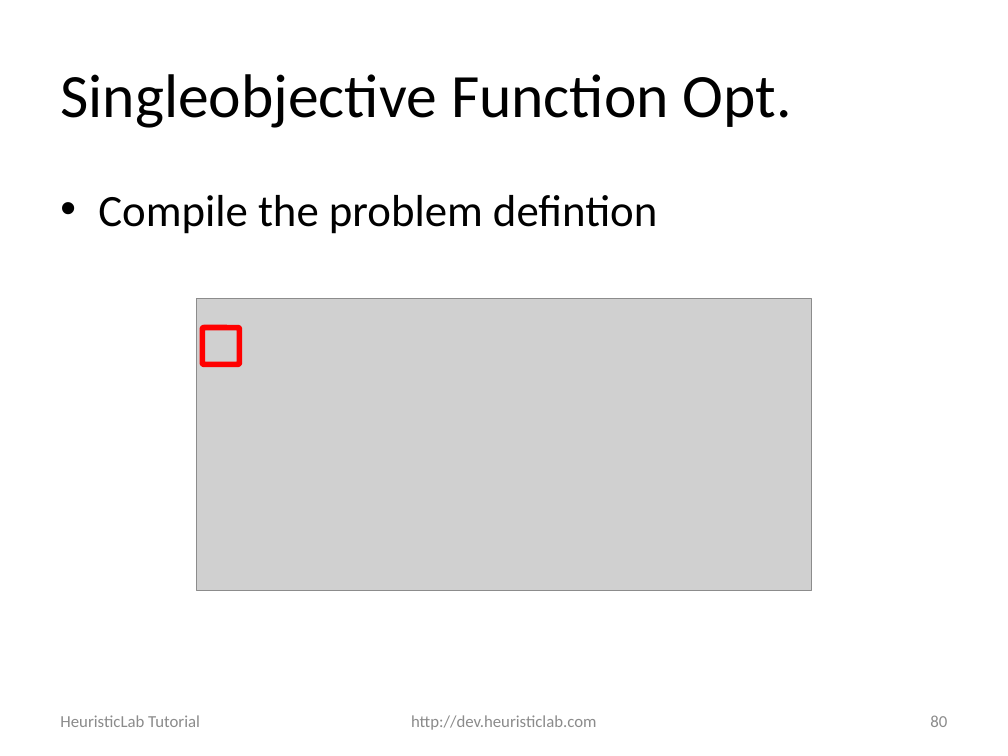
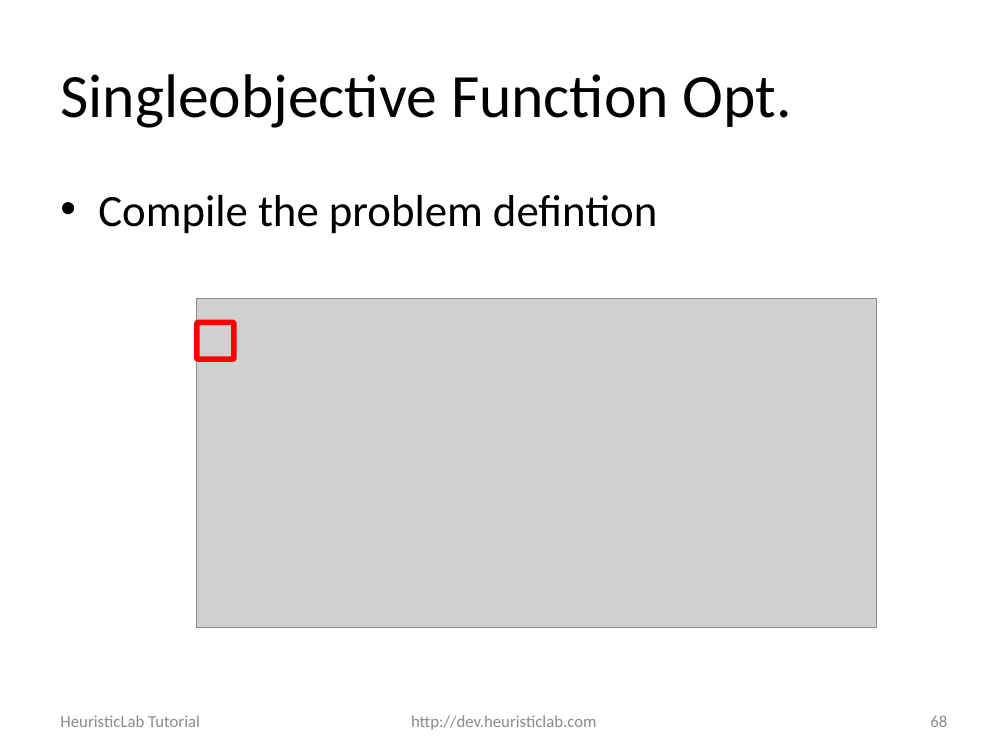
Before and after one commit to heal-research/HeuristicLab, a slide deck: slide 68 of documentation/Tutorials/Optimizing External Applications with HeuristicLab.pptx (slide 80 before the commit). Drawn at 1008x756 pixels with LibreOffice and Linux fonts; fonts in the diff are those of the drawing; grey boxes stand for pictures; background and template pictures are left out. Boxes give left, top, right and bottom in pixels: in the first picture for what was removed or moved away, otherwise in the second. Text is boxed around its words. In the diff, an @@ line names an element or a change of style, - is before the commit and + after.

```diff
--- a/documentation/Tutorials/Optimizing External Applications with HeuristicLab.pptx
+++ b/documentation/Tutorials/Optimizing External Applications with HeuristicLab.pptx
@@ picture: place and size @@
-picture at box(197, 298, 810, 591)
+picture at box(197, 298, 876, 627)
@@ rounded rectangle: place and size @@
-rounded rectangle at box(203, 328, 240, 364)
+rounded rectangle at box(197, 323, 234, 359)
@@ page number at box(930, 715, 947, 727): text changed @@
-80
+68
```
Also in this commit, not shown: 17 other slides changed, 12 slides removed.
